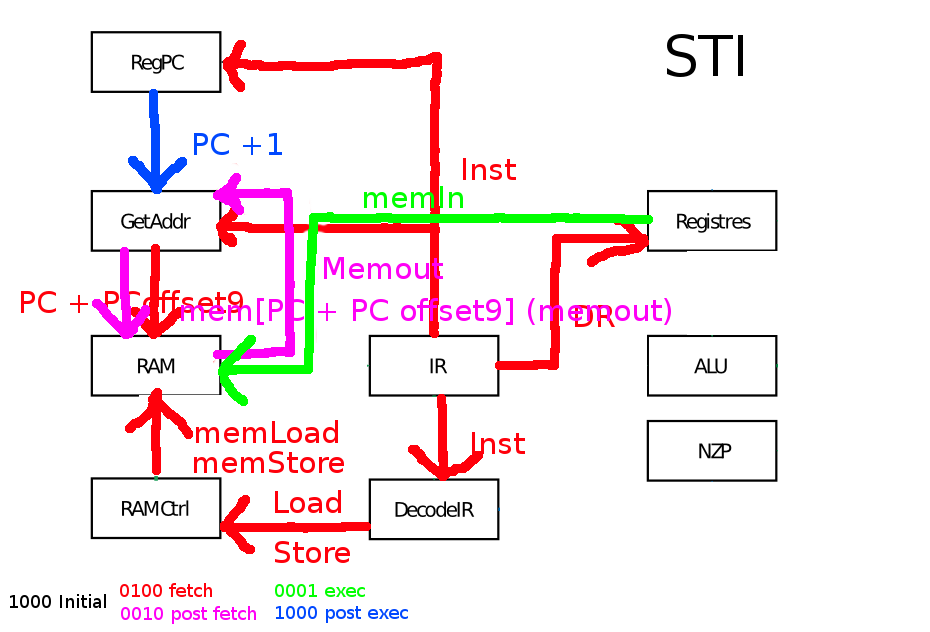
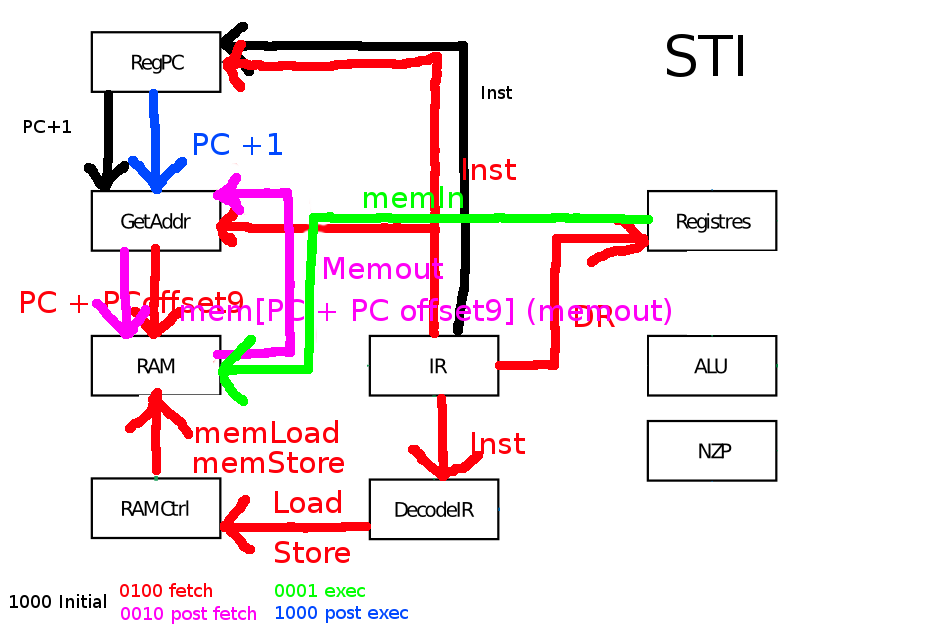
Comparing the layer stacks of the two 930px x 632px images. Changes:
added layer "PC+1" in group "INITIAL" over [24, 120, 71, 133]
added layer "Inst #2" in group "INITIAL" over [482, 86, 512, 99]
added layer "Calque #1" in group "INITIAL" over [84, 22, 470, 335]
